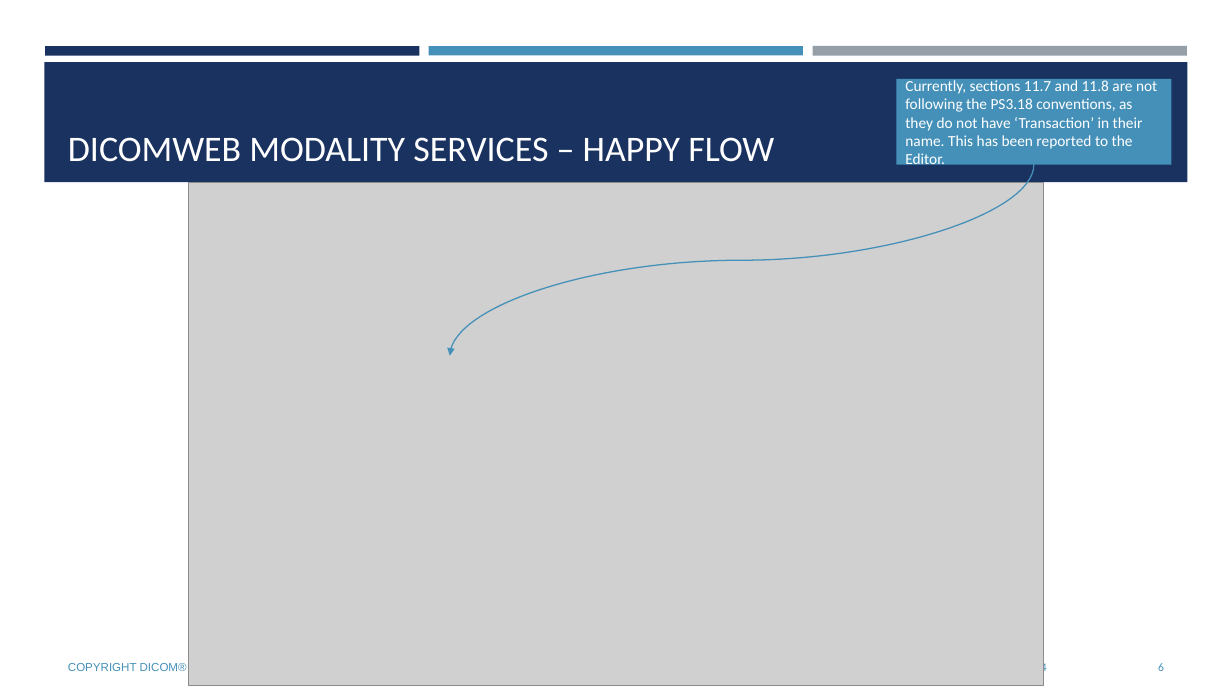
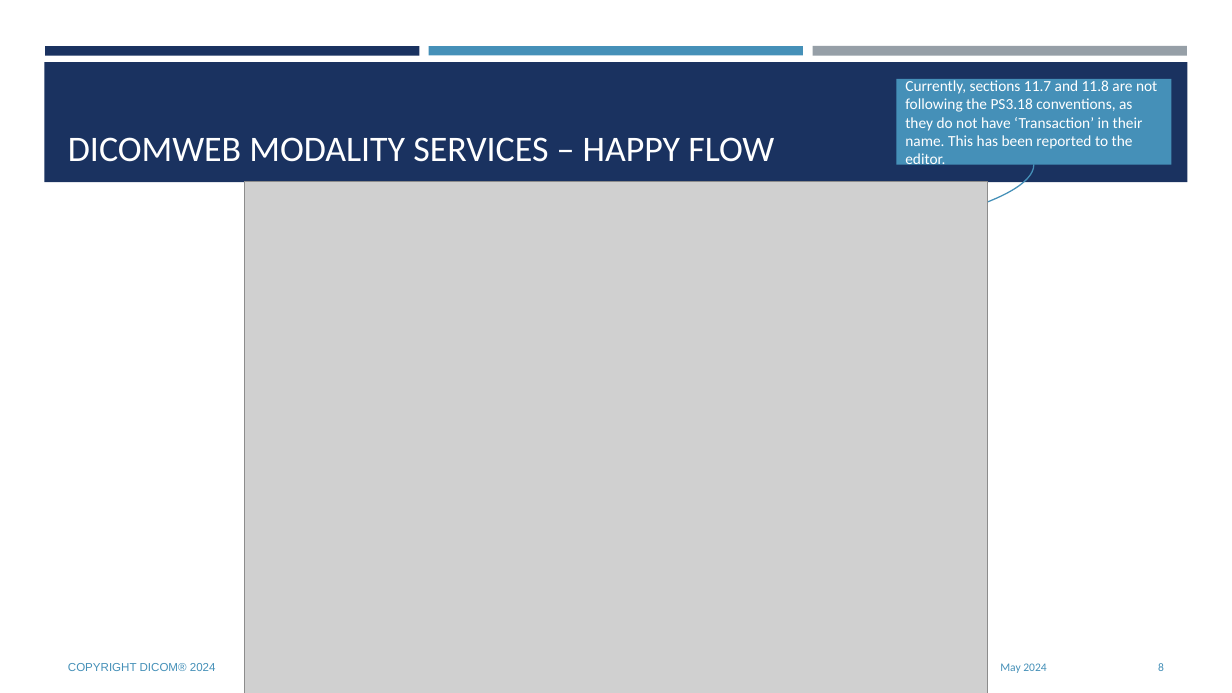
Before and after one commit to krotz-dieter/dicomweb-dmwl-mpps, a slide deck: slide 8 of documents/supNNN_fr_DICOMwebModalityServices.20240531.pptx (slide 6 before the commit). Drawn at 1232x693 pixels with LibreOffice and Linux fonts; fonts in the diff are those of the drawing; grey boxes stand for pictures; background and template pictures are left out. Boxes give left, top, right and bottom in pixels: in the first picture for what was removed or moved away, otherwise in the second. Text is boxed around its words. In the diff, an @@ line names an element or a change of style, - is before the commit and + after.

```diff
--- a/documents/supNNN_fr_DICOMwebModalityServices.20240531.pptx
+++ b/documents/supNNN_fr_DICOMwebModalityServices.20240531.pptx
@@ text in rectangle at (905,77,1157,169): text changed @@
-Currently, sections 11.7 and 11.8 are not following the PS3.18 conventions, as they do not have ‘Transaction’ in their name. This has been reported to the Editor.
+Currently, sections 11.7 and 11.8 are not following the PS3.18 conventions, as they do not have ‘Transaction’ in their name. This has been reported to the editor.
@@ curved arrow moved from (1034, 165) - (450, 356) to (1034, 165) - (471, 335) @@
@@ picture: place and size @@
-picture at (189,182,1044,686)
+picture at (245,181,987,693)
```
Also in this commit, not shown: 9 other slides changed, 1 slide added, 2 slides removed, 3 other files.
